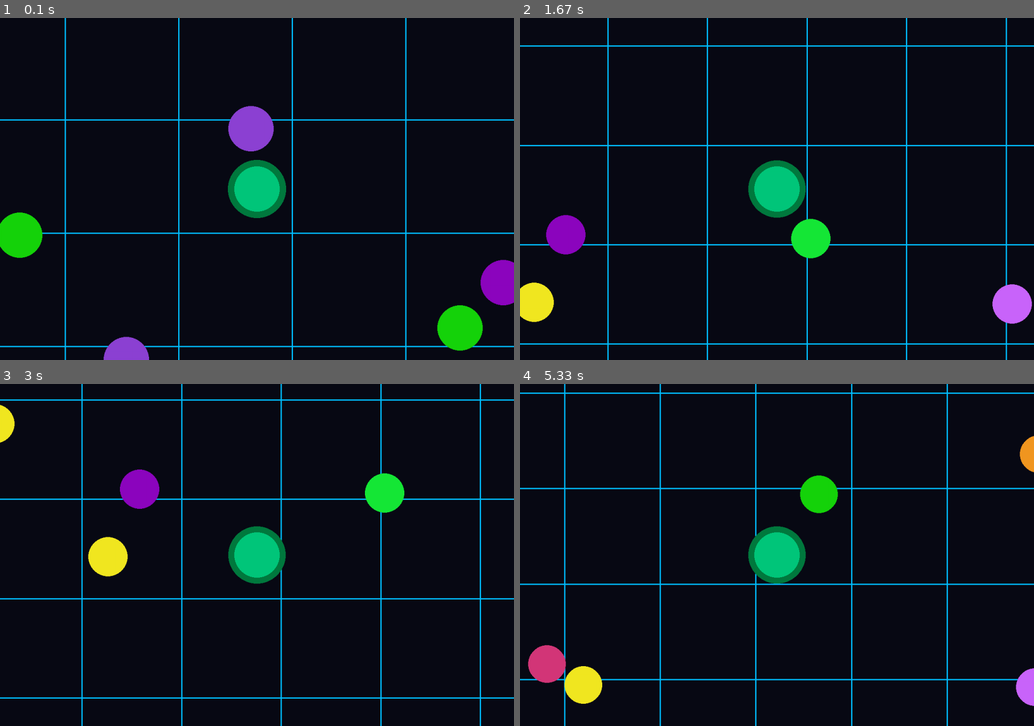
Above: before the commit, frames 1-4 (two rows, left to right).
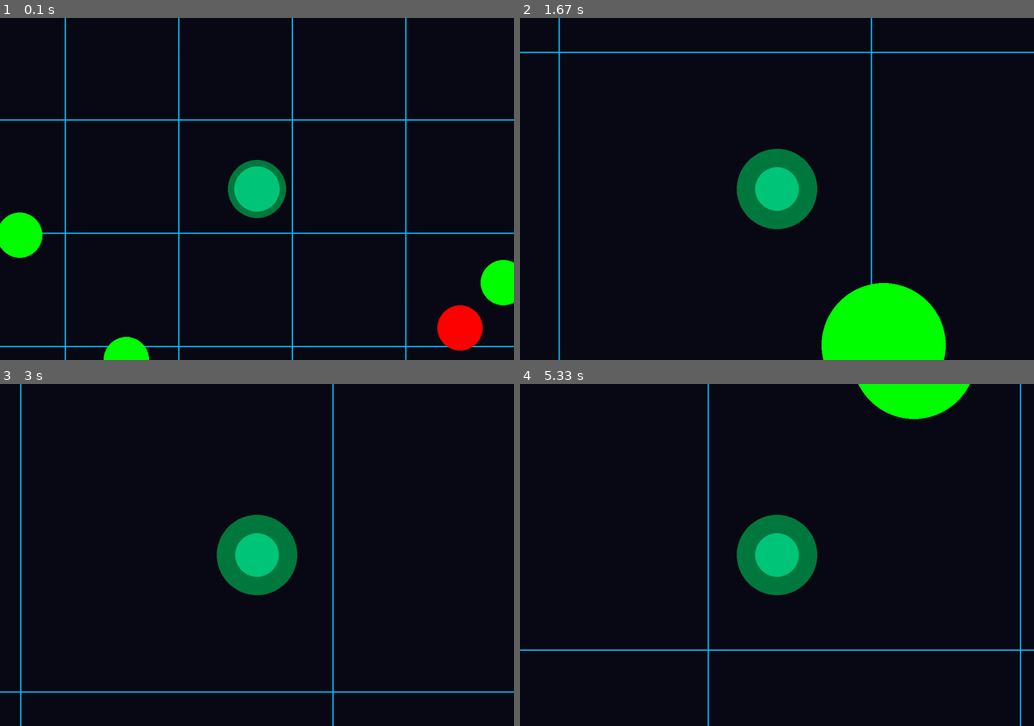
Above: after the commit, the same moments.

Repository: bygaga993/pygame_project
Game: pygame game, started from main.py
Same seed, same stepped clock (60 frames per second), same inputs: the game is played once before the commit and once after it.
Inputs (mouse positions are in pixels of both pictures, inside the frame that each line leads up to):
- Up to frame 1 (0.1 s): no input
- Up to frame 2 (1.67 s): move the mouse to (756, 202) at 0.37 s; click (828, 264) at 0.88 s; click (967, 308) at 1.22 s; click (653, 120) at 1.55 s
- Up to frame 3 (3 s): click (257, 596) at 1.88 s; click (185, 483) at 2.22 s; click (436, 643) at 2.55 s; click (87, 589) at 2.88 s
- Up to frame 4 (5.33 s): click (627, 486) at 3.22 s; click (653, 616) at 3.55 s; click (962, 633) at 3.88 s; click (622, 681) at 4.22 s; click (617, 575) at 4.55 s; click (807, 650) at 4.88 s; click (869, 667) at 5.22 s

The runs differ from the first frame. In frame 1, 4.0% of the frame differs, in the area x 0-100%, y 25-100%; in frame 2, 13%, in the area x 0-100%, y 0-100%; in frame 3, 8.5%; in frame 4, 10%.

Commit message:
add cells

Diff:
--- a/main.py
+++ b/main.py
@@ -1,6 +1,8 @@
 import pygame
 import math
 import random as rnd
+import time
+from itertools import cycle
 
 WIDTH, HEIGHT = 1200, 800  # Размеры игрового окна
 WIDTH_ZONE, HEIGHT_ZONE = 3000, 3000  # Размеры игрового поля
@@ -77,6 +79,11 @@
                     self.is_running = False
                     pygame.quit()
                     quit()
+                if bacterium.mass > WIDTH_ZONE - 100 or bacterium.mass <= 1:
+                    bacterium.mass = WIDTH_ZONE
+                    self.is_running = False
+                    pygame.quit()
+                    quit()
 
             bacterium.move()
             bacterium.collision_check(cells.cell_list)
@@ -202,18 +209,43 @@
         super().__init__(surface, cam)
         self.cell_list = []
         for _ in range(num):
-            cell = Cell(self.surface, self.camera)
+            cell = self.choice_color()
             self.cell_list.append(cell)
 
     def new_cell(self, num=1):
         # Добавляет новую клетку
         for _ in range(num):
-            self.cell_list.append(Cell(self.surface, self.camera))
+            self.cell_list.append(rnd.choice(
+                [
+                    GreenCell,
+                    RedCell,
+                    PurpleCell,
+                    WhiteCell,
+                    RainbowCell,
+                    PinkCell
+                ])(self.surface, self.camera))
 
     def draw(self):
         # Рисует все клетки
         for cell in self.cell_list:
             cell.draw()
+
+    @staticmethod
+    def choice_color():
+        # С разной вероятностью возвращает один из классов клетки
+
+        chance = rnd.randint(1, 100)
+
+        if chance <= 70:
+            return GreenCell(screen, camera)
+        elif 71 <= chance <= 85:
+            return RedCell(screen, camera)
+        elif 86 <= chance <= 90:
+            return PinkCell(screen, camera)
+        elif 91 <= chance <= 95:
+            return WhiteCell(screen, camera)
+        elif 96 <= chance <= 100:
+            return RainbowCell(screen, camera)
 
 
 class Cell(CanPaint):
@@ -245,9 +277,100 @@
         place_spawn = (int(self.x * zoom + x), int(self.y * zoom + y))
         pygame.draw.circle(self.surface, self.color, place_spawn, int(self.mass * zoom))
 
+    def __call__(self, player):
+        # Затычка для функции
+        pass
+
+
+class GreenCell(Cell):
+    # Класс зелёной клетки, которая увеличивает массу на 1
+
+    def __init__(self, surface, cam):
+        super().__init__(surface, cam)
+        self.color = (0, 255, 0)
+
     def __call__(self, player: Player):
         # Увеличивает массу на 1
         bacterium.mass += 1
+
+
+class RedCell(Cell):
+    # Класс красной клетки, которая уменьшает массу на 15
+
+    def __init__(self, surface, cam):
+        super().__init__(surface, cam)
+        self.color = (255, 0, 0)
+
+    def __call__(self, player: Player):
+        # Уменьшает массу на 15
+        bacterium.mass -= 15
+
+
+class PurpleCell(Cell):
+    # Класс фиолетовой клетки, которая останавливает время на 2 секунды
+
+    def __init__(self, surface, cam):
+        super().__init__(surface, cam)
+        self.color = (139, 0, 255)
+
+    def __call__(self, player: Player):
+        # Останавливает игру
+        time.sleep(2)
+
+
+class WhiteCell(Cell):
+    # Класс белой клетки, которая лопает игрока
+
+    def __init__(self, surface, cam):
+        super().__init__(surface, cam)
+        self.color = (255, 255, 255)
+
+    def __call__(self, player: Player):
+        # Изменяет массу на 1 из-за чего игра заканчивается
+        bacterium.mass = 1
+
+
+class RainbowCell(Cell):
+    # Класс переливающейся клетки, которая увеличивает массу на 20
+
+    def __init__(self, surface, cam):
+        super().__init__(surface, cam)
+        colors = [
+            [242, 242, 101], [242, 242, 101], [242, 242, 101], [242, 242, 101], [242, 242, 101], [242, 242, 101],
+            [141, 6, 191], [141, 6, 191], [141, 6, 191], [141, 6, 191], [141, 6, 191], [141, 6, 191],
+            [141, 66, 212], [141, 66, 212], [141, 66, 212], [141, 66, 212], [141, 66, 212], [141, 66, 212],
+            [232, 22, 88], [232, 22, 88], [232, 22, 88], [232, 22, 88], [232, 22, 88], [232, 22, 88],
+            [242, 232, 33], [242, 232, 33], [242, 232, 33], [242, 232, 33], [242, 232, 33], [242, 232, 33],
+            [212, 55, 121], [212, 55, 121], [212, 55, 121], [212, 55, 121], [212, 55, 121], [212, 55, 121],
+            [22, 212, 11], [22, 212, 11], [22, 212, 11], [22, 212, 11], [22, 212, 11], [22, 212, 11],
+            [22, 232, 55], [22, 232, 55], [22, 232, 55], [22, 232, 55], [22, 232, 55], [22, 232, 55],
+            [202, 101, 252], [202, 101, 252], [202, 101, 252], [202, 101, 252], [202, 101, 252], [202, 101, 252],
+            [242, 151, 33], [242, 151, 33], [242, 151, 33], [242, 151, 33], [242, 151, 33], [242, 151, 33],
+        ]
+        self.colors = cycle(colors)
+        self.color = next(self.colors)
+
+    def draw(self):
+        # Рисует клетку на поле
+        super().draw()
+        self.color = next(self.colors)
+
+    def __call__(self, player: Player):
+        # Увеличивает массу на 20
+        bacterium.mass += 20
+
+
+class PinkCell(Cell):
+    # Класс зелёной клетки, которая имеет функцию одной из других клеток
+
+    def __init__(self, surface, cam):
+        super().__init__(surface, cam)
+        self.color = (255, 155, 170)
+        self.do = CellList.choice_color()
+
+    def __call__(self, player: Player):
+        # Выполняет функцию клетки
+        self.do(player)
 
 
 if __name__ == '__main__':
